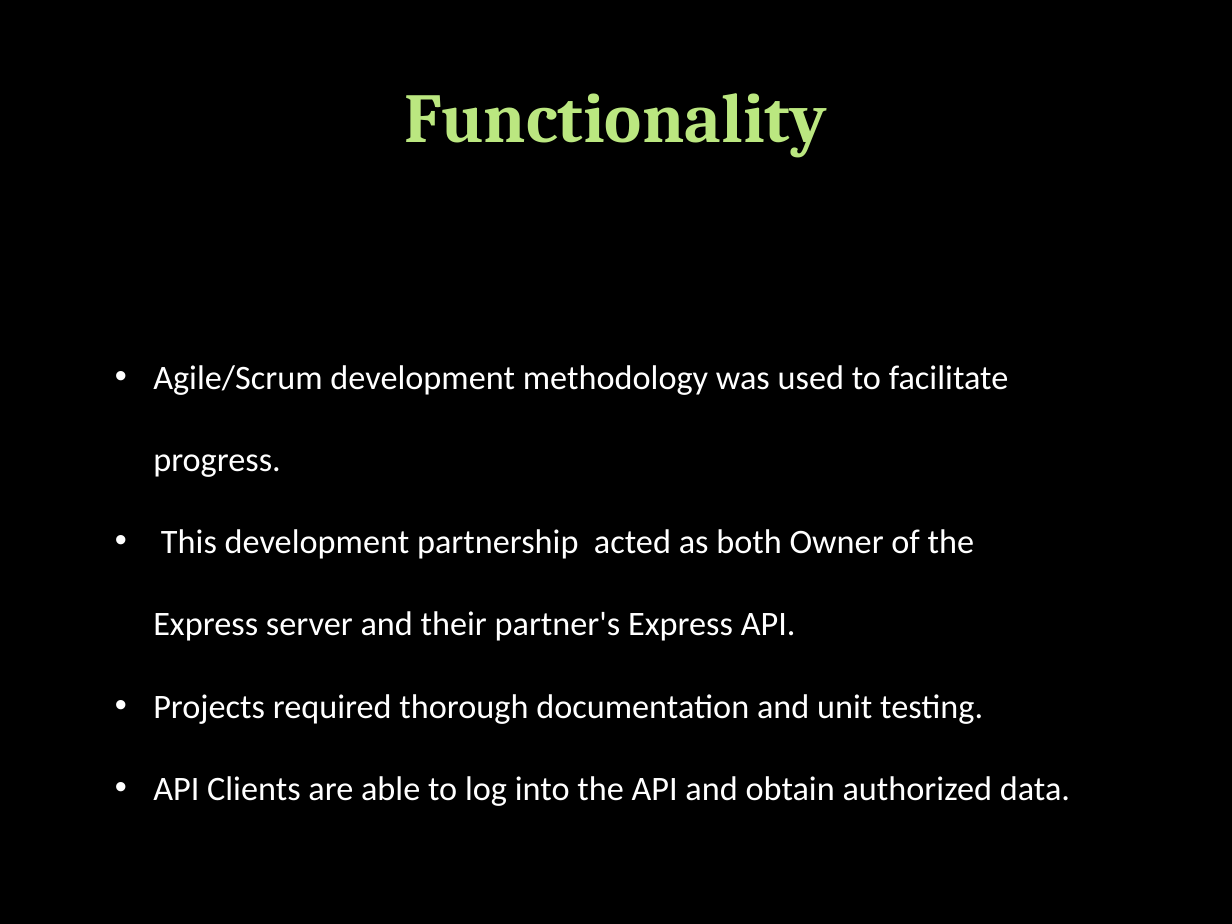
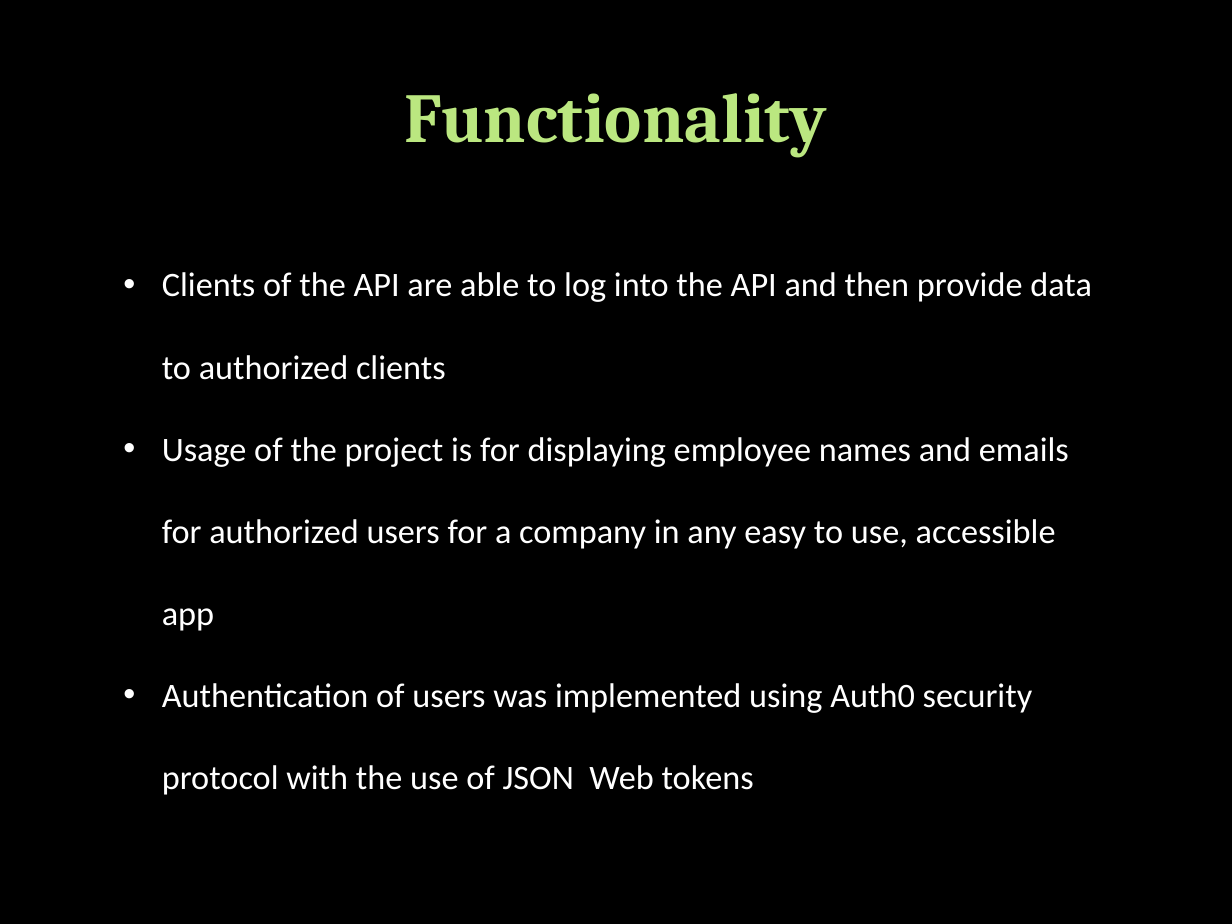
Before and after one commit to Rgutierrez0501/Project_1, a slide deck: slide 3 of Project 1.pptx (slide 5 before the commit). Drawn at 1232x924 pixels with LibreOffice and Linux fonts; fonts in the diff are those of the drawing; background and template pictures are left out. Boxes give left, top, right and bottom in pixels: in the first picture for what was removed or moved away, otherwise in the second. Text is boxed around its words. In the diff, an @@ line names an element or a change of style, - is before the commit and + after.

```diff
--- a/Project 1.pptx
+++ b/Project 1.pptx
@@ text at box(162, 272, 1092, 795): text changed @@
-• Agile/Scrum development methodology was used to facilitate progress.
-• This development partnership acted as both Owner of the Express server and their partner's Express API.
-• Projects required thorough documentation and unit testing.
-• API Clients are able to log into the API and obtain authorized data.
+• Clients of the API are able to log into the API and then provide data to authorized clients
+• Usage of the project is for displaying employee names and emails for authorized users for a company in any easy to use, accessible app
+• Authentication of users was implemented using Auth0 security protocol with the use of JSON Web tokens
```
Also in this commit, not shown: 2 other slides changed, 1 slide added, 3 slides removed.
